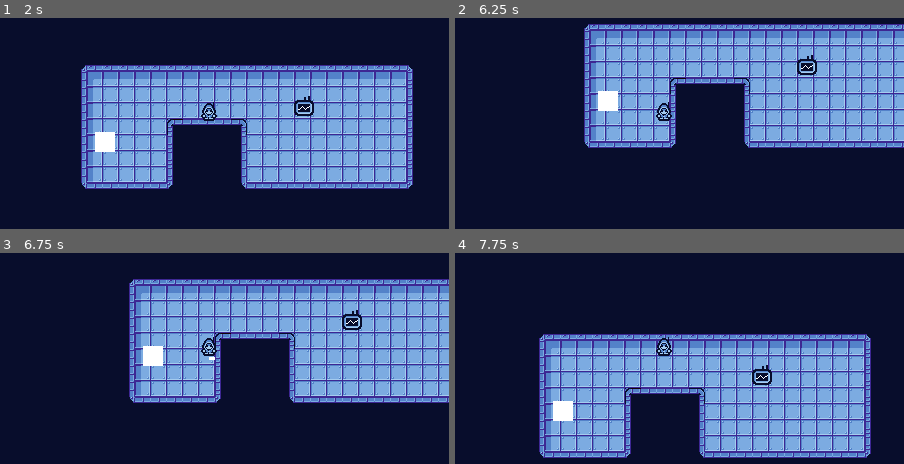
Above: before the commit, frames 1-4 (two rows, left to right).
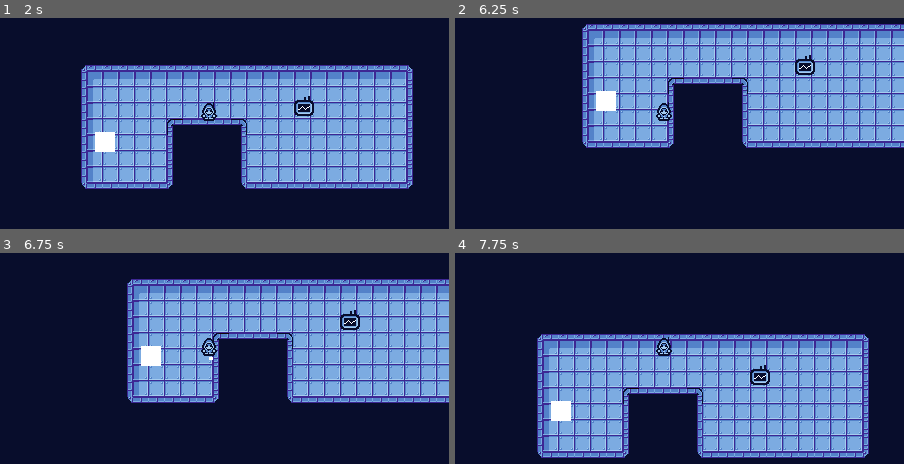
Above: after the commit, the same moments.

Repository: tygutowski/devlup-justpickone
Game: Godot game, scene res://Scenes/Game.tscn
Two runs of this game, one before a commit and one after it. Both use one fixed random seed, a clock stepped at 60 frames per second and the inputs below.
Inputs (mouse positions are in pixels of both pictures, inside the frame that each line leads up to):
- Up to frame 1 (2 s): tap Enter at 0.5 s; move the mouse to (314, 98) at 0.52 s; hold D (right) 0.53-1.28 s; click (314, 98) at 0.6 s; move the mouse to (112, 125) at 1.27 s; hold S (down) from 1.28 s (still down); click (112, 125) at 1.35 s
- Up to frame 2 (6.25 s): tap Space at 2 s; move the mouse to (710, 51) at 2.02 s; release S (down) at 2.03 s; hold D (right) 2.03-2.78 s; click (710, 51) at 2.1 s; move the mouse to (639, 165) at 2.77 s; hold W (up) 2.78-3.53 s; click (639, 165) at 2.85 s; tap Enter at 3.5 s; move the mouse to (809, 153) at 3.52 s; hold A (left) 3.53-5.03 s; click (809, 153) at 3.6 s; move the mouse to (517, 70) at 4.27 s; click (517, 70) at 4.35 s; move the mouse to (688, 112) at 5.02 s; hold S (down) 5.03-5.78 s; click (688, 112) at 5.1 s; move the mouse to (594, 45) at 5.77 s; hold D (right) from 5.78 s (still down); click (594, 45) at 5.85 s
- Up to frame 3 (6.75 s): tap Space at 6.5 s; move the mouse to (314, 333) at 6.52 s; release D (right) at 6.53 s; hold W (up) from 6.53 s (still down); click (314, 333) at 6.6 s
- Up to frame 4 (7.75 s): move the mouse to (567, 360) at 7.27 s; release W (up) at 7.28 s; hold D (right) from 7.28 s (still down); click (567, 360) at 7.35 s

Frame 1 is identical in both runs. In frame 2, 12% of the frame differs, in the area x 28-100%, y 2-62%; in frame 3, 12%; in frame 4, 13%, in the area x 18-93%, y 38-98%.
Error before the commit: Invalid call. Nonexistent function 'set_target_location' in base 'NavigationAgent2D'. (res://Scripts/chaser_enemy.gd:41)
Error after the commit: Invalid call. Nonexistent function 'set_target_location' in base 'NavigationAgent2D'. (res://Scripts/enemy.gd:51)

Commit message:
Damage and health system

Diff:
--- /dev/null
+++ b/Scenes/ChaserEnemy.tscn
@@ -0,0 +1,101 @@
+[gd_scene load_steps=9 format=3 uid="uid://bj8fq6bgncmfq"]
+
+[ext_resource type="Script" path="res://Scripts/enemy.gd" id="1_ot23h"]
+[ext_resource type="AudioStream" uid="uid://bred01x2lenhb" path="res://Sound/soundfx/hurt1.wav" id="2_4exn3"]
+[ext_resource type="AudioStream" uid="uid://cfkw4frr5p040" path="res://Sound/soundfx/died2.wav" id="2_x26kr"]
+
+[sub_resource type="RectangleShape2D" id="RectangleShape2D_hhelc"]
+
+[sub_resource type="RectangleShape2D" id="RectangleShape2D_721xa"]
+
+[sub_resource type="Animation" id="Animation_chwq6"]
+resource_name = "died"
+length = 0.4
+tracks/0/type = "method"
+tracks/0/imported = false
+tracks/0/enabled = true
+tracks/0/path = NodePath(".")
+tracks/0/interp = 1
+tracks/0/loop_wrap = true
+tracks/0/keys = {
+"times": PackedFloat32Array(0.4),
+"transitions": PackedFloat32Array(1),
+"values": [{
+"args": [],
+"method": &"queue_free"
+}]
+}
+tracks/1/type = "value"
+tracks/1/imported = false
+tracks/1/enabled = true
+tracks/1/path = NodePath("FX/DiedFX:playing")
+tracks/1/interp = 1
+tracks/1/loop_wrap = true
+tracks/1/keys = {
+"times": PackedFloat32Array(0),
+"transitions": PackedFloat32Array(1),
+"update": 1,
+"values": [true]
+}
+
+[sub_resource type="Animation" id="Animation_e4d8t"]
+resource_name = "hurt"
+tracks/0/type = "method"
+tracks/0/imported = false
+tracks/0/enabled = true
+tracks/0/path = NodePath("FX/HurtFX")
+tracks/0/interp = 1
+tracks/0/loop_wrap = true
+tracks/0/keys = {
+"times": PackedFloat32Array(0),
+"transitions": PackedFloat32Array(1),
+"values": [{
+"args": [0.0],
+"method": &"play"
+}]
+}
+
+[sub_resource type="AnimationLibrary" id="AnimationLibrary_5tgyh"]
+_data = {
+"died": SubResource("Animation_chwq6"),
+"hurt": SubResource("Animation_e4d8t")
+}
+
+[node name="Enemy" type="CharacterBody2D"]
+script = ExtResource("1_ot23h")
+health = 10
+
+[node name="CollisionShape2d" type="CollisionShape2D" parent="."]
+shape = SubResource("RectangleShape2D_hhelc")
+
+[node name="Polygon2d" type="Polygon2D" parent="."]
+position = Vector2(-4.76837e-07, 10)
+scale = Vector2(5, 5)
+polygon = PackedVector2Array(-2, 0, -2, -4, 2, -4, 2, 0)
+
+[node name="Hitbox" type="Area2D" parent="."]
+
+[node name="CollisionShape2d" type="CollisionShape2D" parent="Hitbox"]
+shape = SubResource("RectangleShape2D_721xa")
+
+[node name="NavigationAgent2d" type="NavigationAgent2D" parent="."]
+
+[node name="FindPlayerTimer" type="Timer" parent="."]
+wait_time = 0.1
+autostart = true
+
+[node name="AnimationPlayer" type="AnimationPlayer" parent="."]
+libraries = {
+"": SubResource("AnimationLibrary_5tgyh")
+}
+
+[node name="FX" type="Node2D" parent="."]
+
+[node name="HurtFX" type="AudioStreamPlayer2D" parent="FX"]
+stream = ExtResource("2_4exn3")
+
+[node name="DiedFX" type="AudioStreamPlayer2D" parent="FX"]
+stream = ExtResource("2_x26kr")
+
+[connection signal="body_entered" from="Hitbox" to="." method="_on_hitbox_body_entered"]
+[connection signal="timeout" from="FindPlayerTimer" to="." method="_update_pathfinding"]
--- a/Scenes/Game.tscn
+++ b/Scenes/Game.tscn
@@ -1,9 +1,9 @@
-[gd_scene load_steps=8 format=3 uid="uid://0td1omf042df"]
+[gd_scene load_steps=8 format=3 uid="uid://c354yxguykgv0"]
 
 [ext_resource type="Texture2D" uid="uid://bu570sksm34w1" path="res://Sprites/tilemap.png" id="1_qon0y"]
 [ext_resource type="PackedScene" uid="uid://dld6cm7dvh155" path="res://Scenes/Player.tscn" id="2_gfv0v"]
 [ext_resource type="PackedScene" uid="uid://droc256pxd3ib" path="res://Scenes/Upgrade.tscn" id="3_vwyqw"]
-[ext_resource type="PackedScene" uid="uid://bj8fq6bgncmfq" path="res://Scenes/chaser_enemy.tscn" id="4_60gli"]
+[ext_resource type="PackedScene" uid="uid://bj8fq6bgncmfq" path="res://Scenes/ChaserEnemy.tscn" id="4_60gli"]
 
 [sub_resource type="TileSetAtlasSource" id="TileSetAtlasSource_bm6ho"]
 texture = ExtResource("1_qon0y")
@@ -127,8 +127,6 @@
 [node name="NavigationRegion2d" type="NavigationRegion2D" parent="."]
 navpoly = SubResource("NavigationPolygon_ecr7g")
 
-[node name="ChaserEnemy" parent="NavigationRegion2d" instance=ExtResource("4_60gli")]
+[node name="Enemy" parent="NavigationRegion2d" instance=ExtResource("4_60gli")]
 position = Vector2(98, 119)
-contact_damage = 25
-health = 3
-walk_speed = 3
+health = 50
--- a/Scenes/Player.tscn
+++ b/Scenes/Player.tscn
@@ -8,7 +8,7 @@
 [ext_resource type="AudioStream" uid="uid://bgjfrow253212" path="res://Sound/soundfx/died.wav" id="6_3dipc"]
 
 [sub_resource type="RectangleShape2D" id="RectangleShape2D_n0rya"]
-size = Vector2(12, 14)
+size = Vector2(8, 14)
 
 [sub_resource type="Animation" id="Animation_3vhl5"]
 resource_name = "idle_down"
@@ -138,8 +138,43 @@
 "values": [4, 5]
 }
 
+[sub_resource type="Animation" id="Animation_jvgl3"]
+resource_name = "died"
+length = 0.6
+tracks/0/type = "value"
+tracks/0/imported = false
+tracks/0/enabled = true
+tracks/0/path = NodePath("FX/DieFX:playing")
+tracks/0/interp = 1
+tracks/0/loop_wrap = true
+tracks/0/keys = {
+"times": PackedFloat32Array(0),
+"transitions": PackedFloat32Array(1),
+"update": 1,
+"values": [true]
+}
+tracks/1/type = "method"
+tracks/1/imported = false
+tracks/1/enabled = true
+tracks/1/path = NodePath(".")
+tracks/1/interp = 1
+tracks/1/loop_wrap = true
+tracks/1/keys = {
+"times": PackedFloat32Array(0.6),
+"transitions": PackedFloat32Array(1),
+"values": [{
+"args": [],
+"method": &"queue_free"
+}]
+}
+
+[sub_resource type="Animation" id="Animation_figv3"]
+resource_name = "hurt"
+
 [sub_resource type="AnimationLibrary" id="AnimationLibrary_wpr77"]
 _data = {
+"died": SubResource("Animation_jvgl3"),
+"hurt": SubResource("Animation_figv3"),
 "idle_down": SubResource("Animation_3vhl5"),
 "idle_left": SubResource("Animation_8r5e0"),
 "idle_right": SubResource("Animation_1lqah"),
@@ -231,7 +266,10 @@
 node_connections = [&"output", 0, &"idle_or_walking", &"direction_idle", 0, &"idle_up", &"direction_idle", 1, &"idle_do …(331 unchanged characters)…
 
 [sub_resource type="RectangleShape2D" id="RectangleShape2D_weh2j"]
-size = Vector2(6, 13)
+size = Vector2(10, 14)
+
+[sub_resource type="CircleShape2D" id="CircleShape2D_7rfkx"]
+radius = 15.0333
 
 [node name="Player" type="CharacterBody2D" groups=["player"]]
 z_index = 1
@@ -244,7 +282,6 @@
 vframes = 4
 
 [node name="CollisionShape2d" type="CollisionShape2D" parent="."]
-visible = false
 shape = SubResource("RectangleShape2D_n0rya")
 
 [node name="AnimationPlayer" type="AnimationPlayer" parent="."]
@@ -278,7 +315,12 @@
 
 [node name="CollisionShape2d" type="CollisionShape2D" parent="Hurtbox"]
 self_modulate = Color(0.8, 0.764706, 0, 1)
-position = Vector2(0, 0.5)
 shape = SubResource("RectangleShape2D_weh2j")
 
+[node name="RepulsionArea" type="Area2D" parent="."]
+visible = false
+
+[node name="CollisionShape2d" type="CollisionShape2D" parent="RepulsionArea"]
+shape = SubResource("CircleShape2D_7rfkx")
+
 [connection signal="body_entered" from="Hurtbox" to="." method="_on_hurtbox_body_entered"]
--- a/Scenes/chaser_enemy.tscn
+++ /dev/null
@@ -1,34 +0,0 @@
-[gd_scene load_steps=4 format=3 uid="uid://bj8fq6bgncmfq"]
-
-[ext_resource type="Script" path="res://Scripts/chaser_enemy.gd" id="1_ot23h"]
-
-[sub_resource type="RectangleShape2D" id="RectangleShape2D_hhelc"]
-
-[sub_resource type="RectangleShape2D" id="RectangleShape2D_721xa"]
-
-[node name="ChaserEnemy" type="CharacterBody2D"]
-script = ExtResource("1_ot23h")
-health = 10
-walk_speed = 10
-
-[node name="CollisionShape2d" type="CollisionShape2D" parent="."]
-shape = SubResource("RectangleShape2D_hhelc")
-
-[node name="Polygon2d" type="Polygon2D" parent="."]
-position = Vector2(-4.76837e-07, 10)
-scale = Vector2(5, 5)
-polygon = PackedVector2Array(-2, 0, -2, -4, 2, -4, 2, 0)
-
-[node name="Hitbox" type="Area2D" parent="."]
-
-[node name="CollisionShape2d" type="CollisionShape2D" parent="Hitbox"]
-shape = SubResource("RectangleShape2D_721xa")
-
-[node name="NavigationAgent2d" type="NavigationAgent2D" parent="."]
-
-[node name="FindPlayerTimer" type="Timer" parent="."]
-wait_time = 0.1
-autostart = true
-
-[connection signal="body_entered" from="Hitbox" to="." method="_on_hitbox_body_entered"]
-[connection signal="timeout" from="FindPlayerTimer" to="." method="_update_pathfinding"]
--- a/Scripts/Player.gd
+++ b/Scripts/Player.gd
@@ -1,7 +1,9 @@
 extends CharacterBody2D
 
 
-const SPEED = 100.0
+@export var health = 100
+@export var SPEED = 100.0
+# How far away will enemeis be launched upon damaging the player, if they are caught in the [RepulsionArea]
 var shot = preload("res://Scenes/Shot.tscn")
 var walking_direction = Vector2.ZERO
 var facing_direction = Vector2.ZERO
@@ -50,22 +52,34 @@
 func shoot() -> void:
 	# make a new shot
 	var ray = shot.instantiate()
+	var raycast: RayCast2D = ray.get_node("RayCast2d")
 	game.add_child(ray)
 	# set position to player
 	ray.get_node("RayCast2d").global_position = global_position
 	# set target to mouse
-	ray.get_node("RayCast2d").target_position = get_local_mouse_position().normalized() * 100000
-	ray.get_node("RayCast2d").enabled = true
-	ray.get_node("RayCast2d").force_raycast_update()
-	ray.get_node("Line2d").add_point(ray.get_node("RayCast2d").global_position)
-	ray.get_node("Line2d").add_point(ray.get_node("RayCast2d").get_collision_point())
-
+	raycast.target_position = get_local_mouse_position().normalized() * 100000
+	raycast.enabled = true
+	raycast.force_raycast_update()
+	ray.get_node("Line2d").add_point(raycast.global_position)
+	ray.get_node("Line2d").add_point(raycast.get_collision_point())
 	$FX/ShootFX.play()
 
-func upgrade():
-	pass
+	var hitNode = raycast.get_collider()
+	if hitNode is Enemy:
+		hitNode.takeDamage(25)
 
+func takeDamage(damage_amount : int):
+	health -= damage_amount
+	print("Player health: ", health)
+	if health <= 0:
+		health = 0
+		$AnimationPlayer.play("died")
+		return
 
+	$AnimationPlayer.play("hurt")
 
 func _on_hurtbox_body_entered(body):
+	if body is Enemy == false:
+		return
+
 	$FX/HurtFX.play()
--- a/Scripts/chaser_enemy.gd
+++ b/Scripts/enemy.gd
@@ -4,38 +4,48 @@
 
 ## How much damage will the player take upon touching it.
 @export var contact_damage := 25
-@export var health := 3
-@export var walk_speed := 3
+@export var health := 50
+@export var walk_speed := 40
 
 @onready var current_speed = walk_speed # Separating the two since the player has a "slow enemies on hit ability"
 
 @onready var player: CharacterBody2D = get_tree().get_first_node_in_group("player")
 @onready var nav_agent: NavigationAgent2D = $NavigationAgent2d
 
+var is_chasing_player := true
 
 func _ready():
 	_update_pathfinding()
 
 func _physics_process(delta):
-	if nav_agent.is_navigation_finished():
+	if nav_agent.is_navigation_finished() or is_chasing_player == false:
 		return
 
 	var direction := global_position.direction_to(nav_agent.get_next_location())
 	var desired_velocity := direction * 40.0
-	var steering: Vector2 = (desired_velocity - velocity) * delta * 4.0
-	velocity = steering * current_speed
-
+	velocity = (desired_velocity - velocity) * delta * current_speed
 	self.rotation = velocity.angle()
 
 	move_and_slide()
 
 
+func takeDamage(damage_amount := 25):
+	health -= damage_amount
+	if health <= 0:
+		health = 0
+		$AnimationPlayer.play("died") # Animation takes care of queue_free and what not.
+		return
+
+	$AnimationPlayer.play("hurt")
+
 func _on_hitbox_body_entered(body):
 	if body.is_in_group("player") == false or body.has_method("takeDamage") == false:
 		return
 
-	body.takeDamage()
+	body.takeDamage(contact_damage)
 
 
 func _update_pathfinding():
+	if player == null:
+		return
 	nav_agent.set_target_location(player.global_position)
--- a/project.godot
+++ b/project.godot
@@ -12,7 +12,7 @@
 "base": "CharacterBody2D",
 "class": &"Enemy",
 "language": &"GDScript",
-"path": "res://Scripts/chaser_enemy.gd"
+"path": "res://Scripts/enemy.gd"
 }, {
 "base": "Camera2D",
 "class": &"ShakeCamera2D",
Not shown: 1 places in Scenes/Player.tscn that only renumber resources
